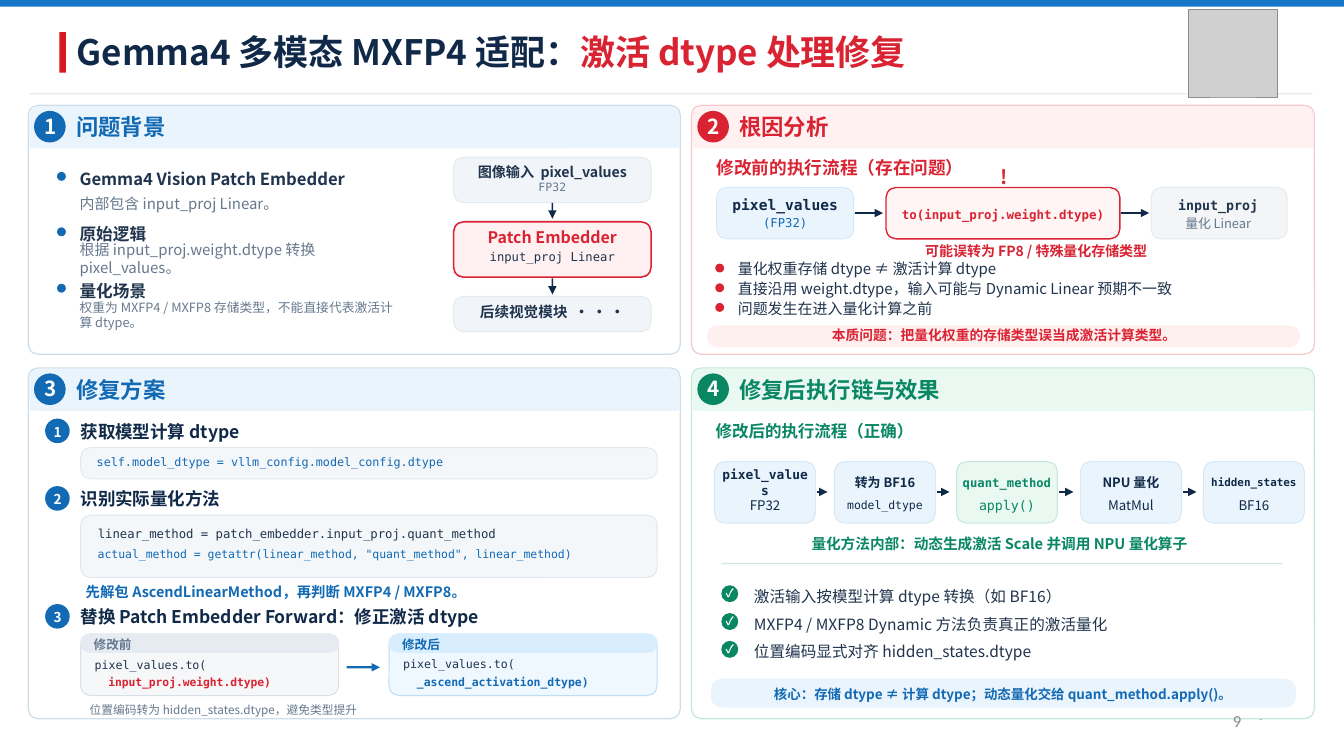
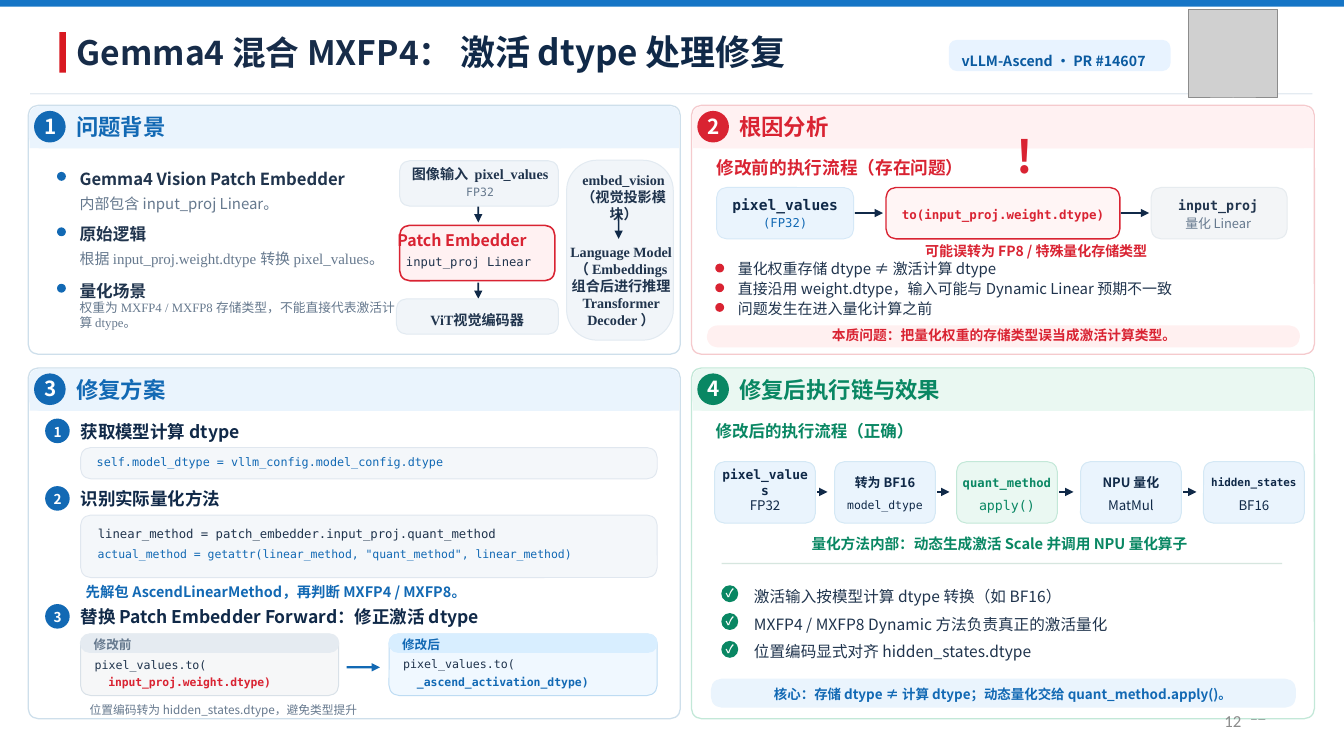
Before and after one commit to yzlbig/Picture-bed, a slide deck: slide 12 of 余志椋介绍 .pptx (slide 9 before the commit). Drawn at 1344x756 pixels with LibreOffice and Linux fonts; fonts in the diff are those of the drawing; grey boxes stand for pictures. Boxes give left, top, right and bottom in pixels: in the first picture for what was removed or moved away, otherwise in the second. Text is boxed around its words. In the diff, an @@ line names an element or a change of style, - is before the commit and + after.

```diff
--- a/余志椋介绍 .pptx
+++ b/余志椋介绍 .pptx
@@ text at box(77, 35, 786, 73): text changed; size 25 to 24 pt; text colour #102948 to #172C49 @@
-Gemma4 多模态 MXFP4 适配：激活 dtype 处理修复
+Gemma4 混合 MXFP4： 激活 dtype 处理修复
@@ rounded rectangle added at box(949, 40, 1171, 72), fill #E8F3FF @@
@@ text added at box(962, 54, 1146, 66), 10.1 pt, text #0A5AA0, bold @@
+vLLM-Ascend · PR #14607
@@ text "!": place and size @@
-text "!" at box(991, 166, 1018, 188)
+text "!" at box(991, 123, 1059, 188)
@@ text "!" at box(991, 123, 1059, 188): size 14 to 32 pt @@
@@ font Noto Sans CJK SC to Times New Roman in 3 elements at box(80, 301, 395, 330), box(80, 251, 385, 267), box(412, 167, 549, 182) @@
@@ text "图像输入 pixel_values": place and size @@
-text "图像输入 pixel_values" at box(478, 165, 627, 180)
+text "图像输入 pixel_values" at box(412, 167, 549, 182)
@@ rounded rectangle: place and size @@
-rounded rectangle at box(454, 157, 651, 203)
+rounded rectangle at box(400, 160, 559, 206)
@@ rounded rectangle added at box(567, 160, 674, 341), fill #F1F5F9, outline #E2EAF1 0.7 pt @@
@@ text added at box(581, 175, 666, 223), 10.1 pt, text #20344D, bold @@
+embed_vision
+（视觉投影模块）
@@ text "Patch Embedder" rewrapped from box(488, 230, 616, 243) to box(397, 230, 526, 251) @@
@@ rounded rectangle: place and size @@
-rounded rectangle at box(454, 222, 651, 277)
+rounded rectangle at box(399, 225, 555, 280)
@@ arrow added from (619, 212) to (619, 239), #102948 1.2 pt @@
@@ text "input_proj Linear": place and size @@
-text "input_proj Linear" at box(490, 251, 615, 264)
+text "input_proj Linear" at box(406, 256, 531, 269)
@@ text added at box(570, 247, 671, 325), 10.1 pt, text #20344D, bold @@
+Language Model（ Embeddings 组合后进行推理 Transformer Decoder ）
@@ rounded rectangle: place and size @@
-rounded rectangle at box(454, 296, 651, 332)
+rounded rectangle at box(396, 298, 559, 334)
@@ 2 arrows, 1 text: place and size @@
-2 arrows, 1 text at box(538, 182, 566, 294)
+2 arrows, 1 text at box(466, 187, 494, 298)
@@ text at box(430, 314, 524, 329): text changed; size 10.4 to 10.1 pt; font Noto Sans CJK SC to Times New Roman @@
-后续视觉模块 · · ·
+ViT视觉编码器
@@ page number at box(1224, 716, 1241, 727): text changed @@
-9
+12
@@ page number at box(1249, 718, 1266, 720): text changed @@
-9
+12
```
Also in this commit, not shown: 13 other slides changed, 7 slides added.
